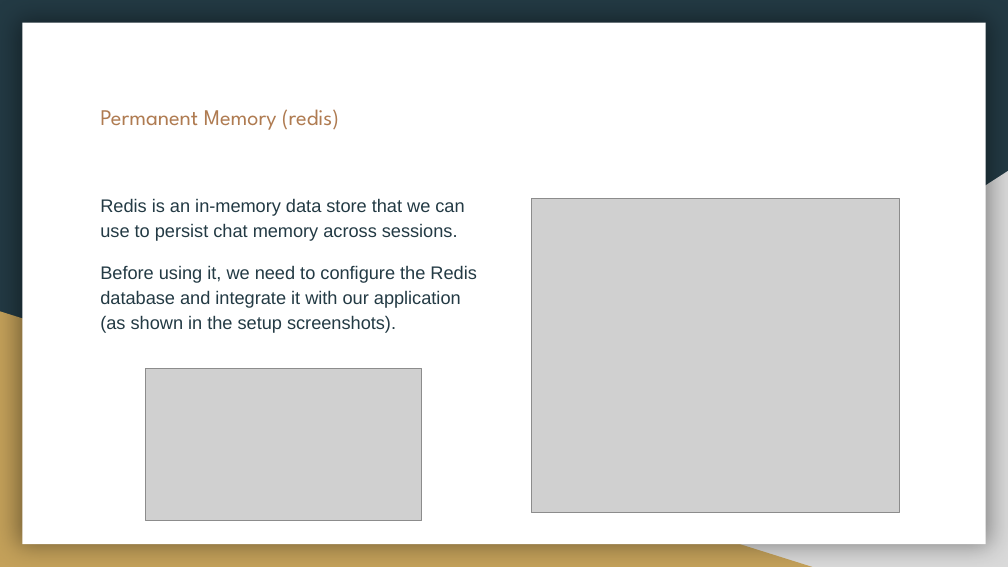
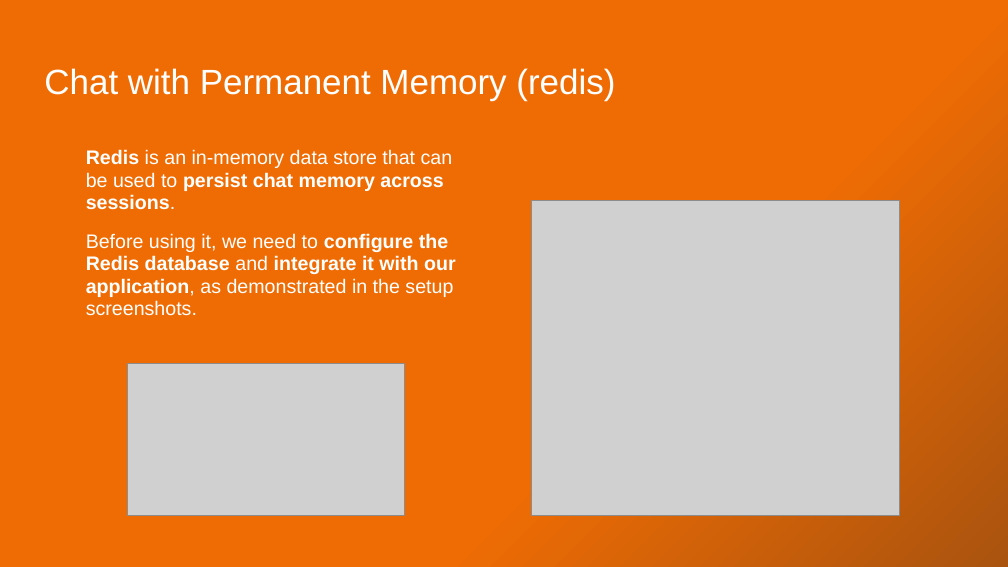
Before and after one commit to xkondix/aiSandbox-JAVA-SPIRNG, a slide deck: slide 16 of assets/LangChain4j with Spring Boot.pptx (slide 17 before the commit). Drawn at 1008x567 pixels with LibreOffice and Linux fonts; fonts in the diff are those of the drawing; grey boxes stand for pictures. Boxes give left, top, right and bottom in pixels: in the first picture for what was removed or moved away, otherwise in the second. Text is boxed around its words. In the diff, an @@ line names an element or a change of style, - is before the commit and + after.

```diff
--- a/assets/LangChain4j with Spring Boot.pptx
+++ b/assets/LangChain4j with Spring Boot.pptx
@@ background #233A44 to gradient #EF6C04 to #A9530F @@
@@ rectangle removed at [22, 23, 986, 544] @@
@@ title at [44, 68, 615, 100]: text changed; size 16 to 25 pt; font League Spartan to Arial; text colour #AF7B51 to #FFFFFF @@
-Permanent Memory (redis)
+Chat with Permanent Memory (redis)
@@ text at [86, 149, 456, 316]: text changed; size 13 to 14 pt; text colour #233A44 to #FFFFFF @@
-Redis is an in-memory data store that we can use to persist chat memory across sessions.
-Before using it, we need to configure the Redis database and integrate it with our application (as shown in the setup screenshots).
+Redis is an in-memory data store that can be used to persist chat memory across sessions.
+Before using it, we need to configure the Redis database and integrate it with our application, as demonstrated in the setup screenshots.
@@ right triangle removed at [395, 171, 1008, 567] @@
@@ right triangle removed at [0, 311, 812, 567] @@
@@ picture: place and size @@
-picture at [145, 369, 422, 521]
+picture at [127, 363, 404, 515]
```
Also in this commit, not shown: 18 other slides changed, 21 slides added, 7 slides removed, 8 other files.
